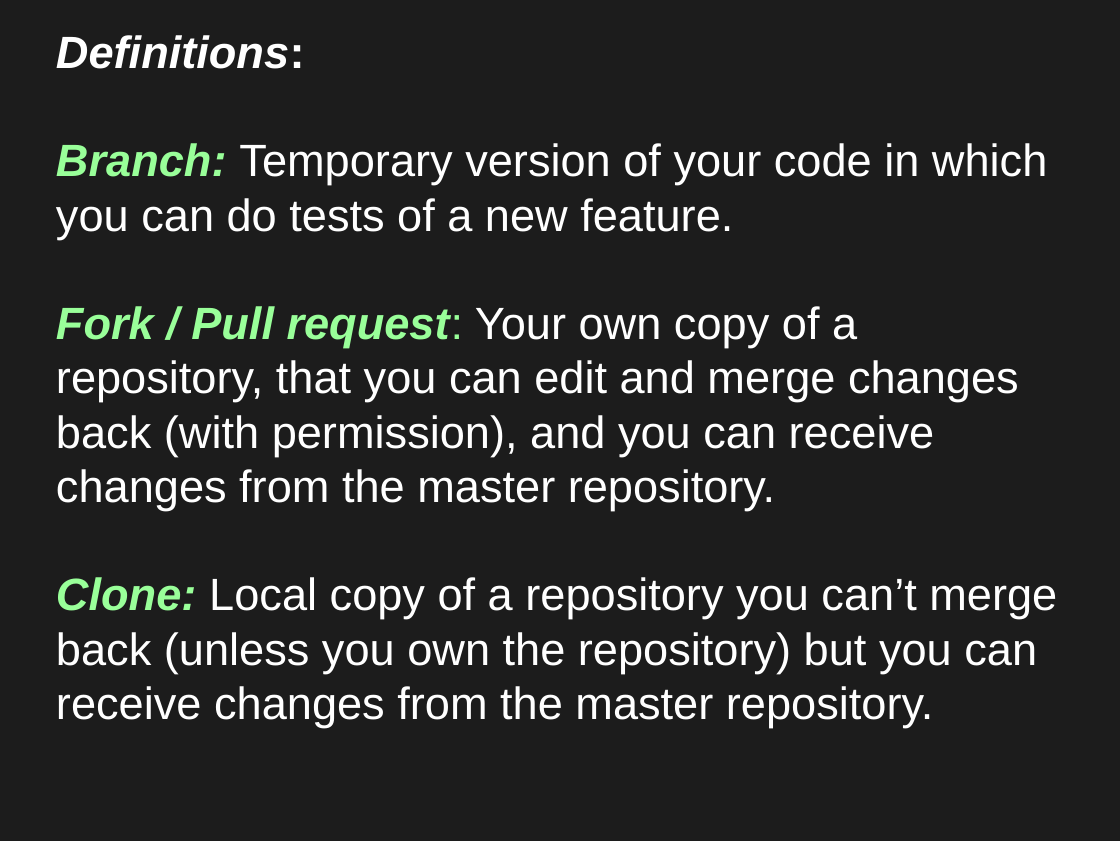
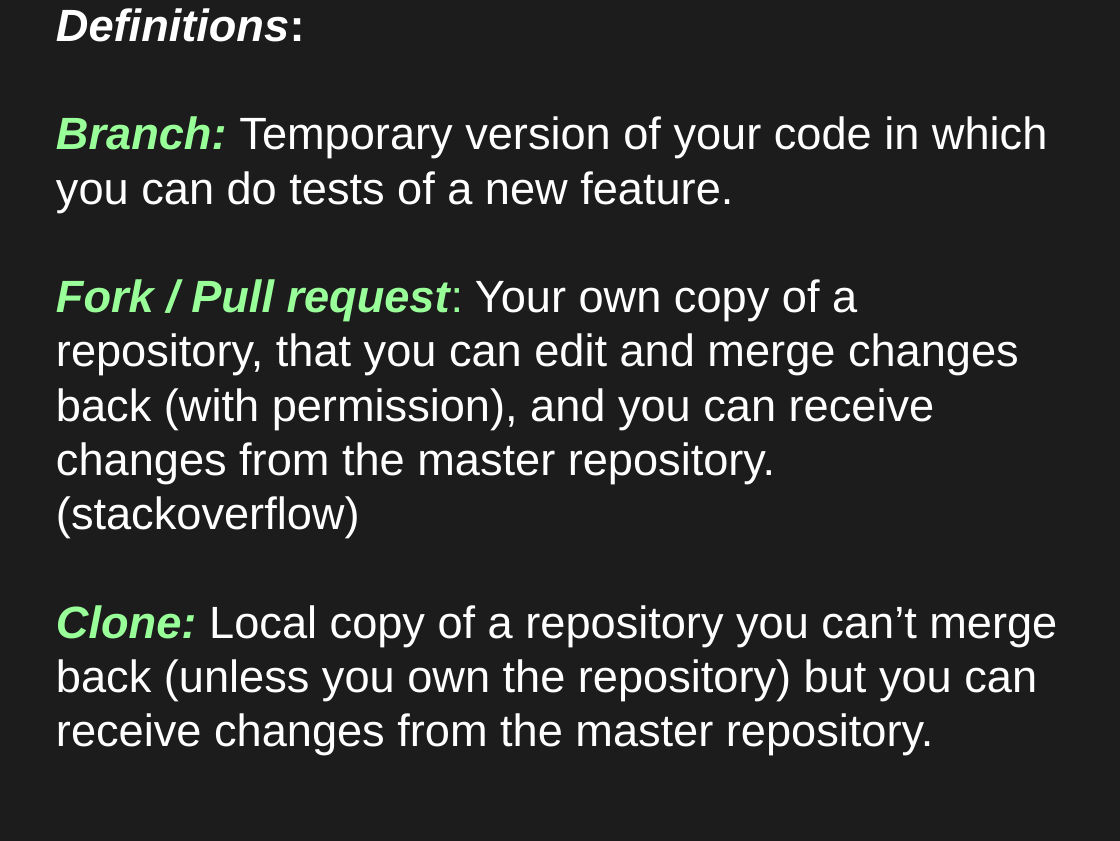
Before and after one commit to jngaravitoc/github_hands_on, a slide deck: slide 18 of git.odp. Drawn at 1120x841 pixels with LibreOffice and Linux fonts; fonts in the diff are those of the drawing. Boxes give left, top, right and bottom in pixels: in the first picture for what was removed or moved away, otherwise in the second. Text is boxed around its words. In the diff, an @@ line names an element or a change of style, - is before the commit and + after.

```diff
--- a/git.odp
+++ b/git.odp
@@ subtitle "Definitions:": place and size @@
-subtitle "Definitions:" at (56, 35, 1057, 728)
+subtitle "Definitions:" at (56, 8, 1057, 755)
@@ subtitle at (56, 496, 360, 538): paragraph added @@
+(stackoverflow)
```
Also in this commit, not shown: 4 other slides changed, 1 other file.
